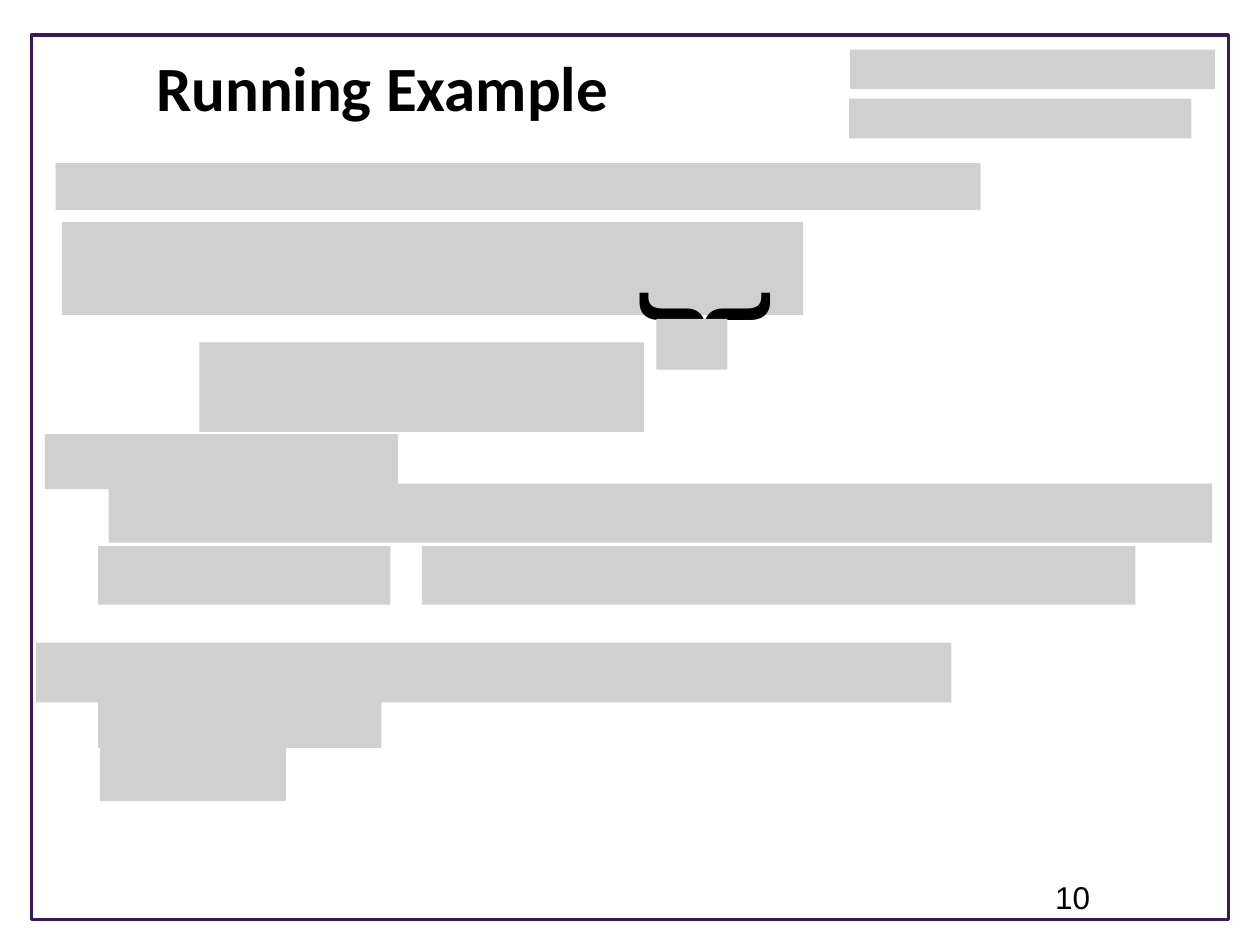
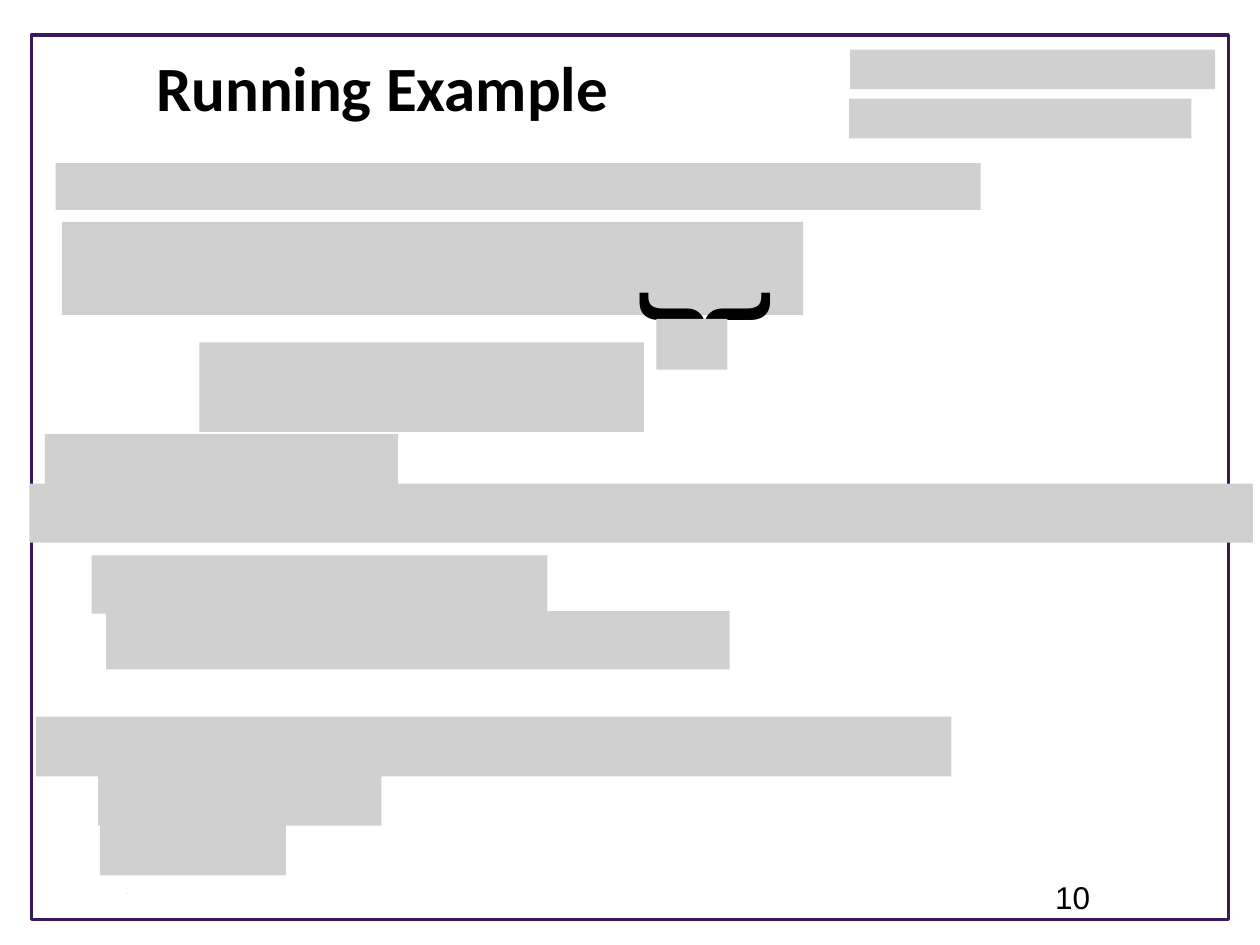
Before and after one commit to joseph-hellerstein/advanced-controls-lectures, a slide deck: slide 10 of Lecture_22-Designing-Closed-Loop-Systems/Designing-Proportional-Controllers.pptx. Drawn at 1260x945 pixels with LibreOffice and Linux fonts; fonts in the diff are those of the drawing; grey boxes stand for pictures; background and template pictures are left out. Boxes give left, top, right and bottom in pixels: in the first picture for what was removed or moved away, otherwise in the second. Text is boxed around its words. In the diff, an @@ line names an element or a change of style, - is before the commit and + after.

```diff
--- a/Lecture_22-Designing-Closed-Loop-Systems/Designing-Proportional-Controllers.pptx
+++ b/Lecture_22-Designing-Closed-Loop-Systems/Designing-Proportional-Controllers.pptx
@@ picture: place and size @@
-picture at bbox=[108, 484, 1212, 543]
+picture at bbox=[29, 484, 1252, 543]
@@ picture: place and size @@
-picture at bbox=[98, 546, 391, 604]
+picture at bbox=[92, 556, 548, 614]
@@ picture removed at bbox=[422, 546, 1135, 604] @@
@@ picture added at bbox=[106, 611, 730, 669] @@
@@ picture removed at bbox=[37, 643, 951, 702] @@
@@ picture added at bbox=[37, 717, 951, 776] @@
@@ picture removed at bbox=[98, 693, 382, 748] @@
@@ picture removed at bbox=[100, 746, 286, 801] @@
@@ picture added at bbox=[98, 771, 382, 827] @@
@@ rectangle added at bbox=[63, 819, 185, 893], fill #FFFFFF @@
@@ picture added at bbox=[100, 820, 286, 876] @@
```
Also in this commit, not shown: 2 other slides changed.
